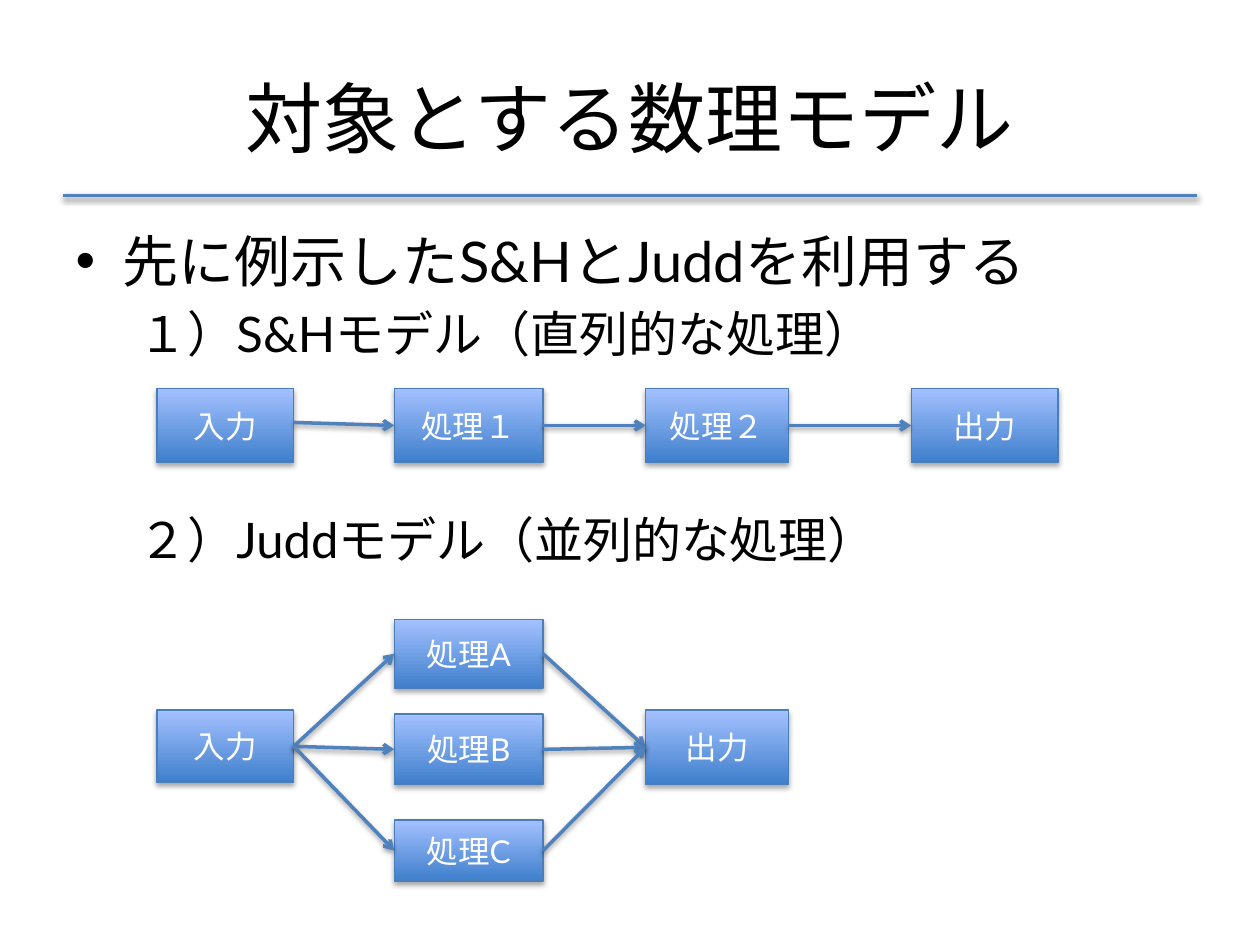
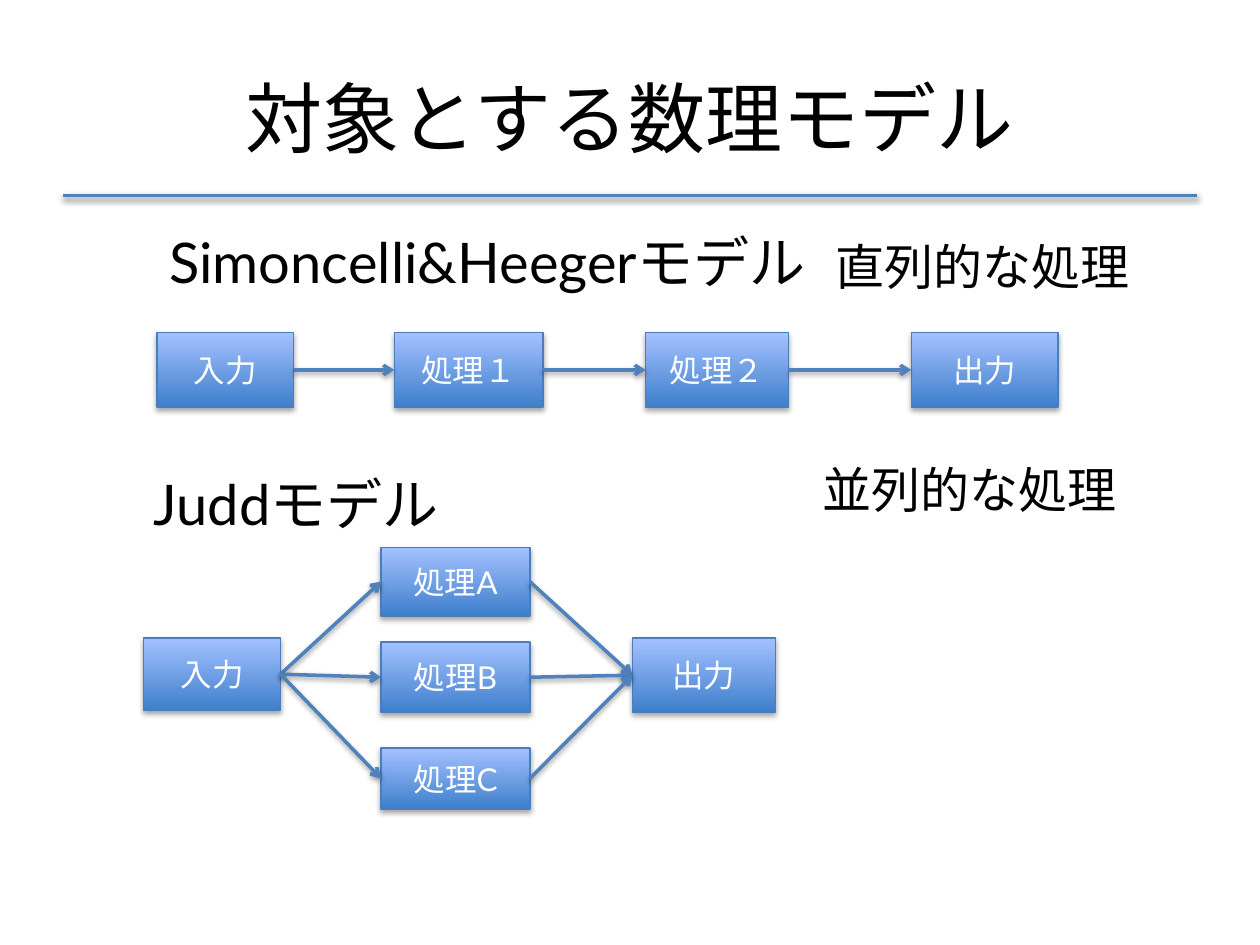
Before and after one commit to f-akazawa/akaz_uecdevelop, a slide deck: slide 16 of doc/中間発表資料.pptx. Drawn at 1260x945 pixels with LibreOffice and Linux fonts; fonts in the diff are those of the drawing. Boxes give left, top, right and bottom in pixels: in the first picture for what was removed or moved away, otherwise in the second. Text is boxed around its words. In the diff, an @@ line names an element or a change of style, - is before the commit and + after.

```diff
--- a/doc/中間発表資料.pptx
+++ b/doc/中間発表資料.pptx
@@ text removed at [123, 235, 1026, 563] @@
-• 先に例示したS&HとJuddを利用する
-  １）S&Hモデル（直列的な処理）
-  ２）Juddモデル（並列的な処理）
@@ text added at [169, 235, 805, 293], 32 pt, text #000000 @@
+Simoncelli&Heegerモデル
@@ text added at [836, 243, 1130, 289], 28 pt, text #000000 @@
+直列的な処理
@@ arrow moved from (294, 422) - (394, 426) to (294, 370) - (394, 370) @@
@@ 4 rectangles, 2 arrows: place and size @@
-4 rectangles, 2 arrows at [158, 388, 1058, 462]
+4 rectangles, 2 arrows at [158, 333, 1058, 407]
@@ text added at [154, 477, 439, 528], 32 pt, text #000000 @@
+Juddモデル
@@ text added at [823, 466, 1117, 512], 28 pt, text #000000 @@
+並列的な処理
@@ rectangle "入力": place and size @@
-rectangle "入力" at [158, 711, 295, 782]
+rectangle "入力" at [144, 638, 281, 709]
@@ rectangle "出力": place and size @@
-rectangle "出力" at [645, 711, 788, 785]
+rectangle "出力" at [633, 638, 775, 712]
@@ 6 arrows, 3 rectangles: place and size @@
-6 arrows, 3 rectangles at [294, 620, 645, 882]
+6 arrows, 3 rectangles at [281, 548, 633, 810]
```
Also in this commit, not shown: 10 other slides changed, 3 slides added, 1 slide removed.
